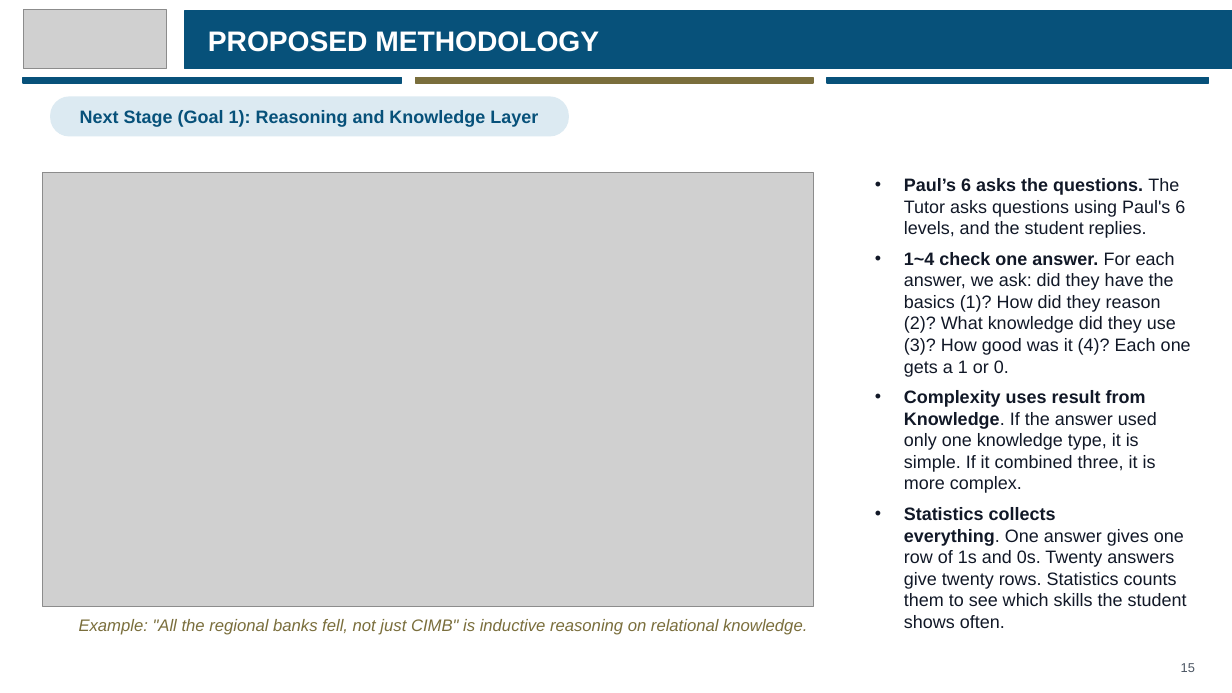
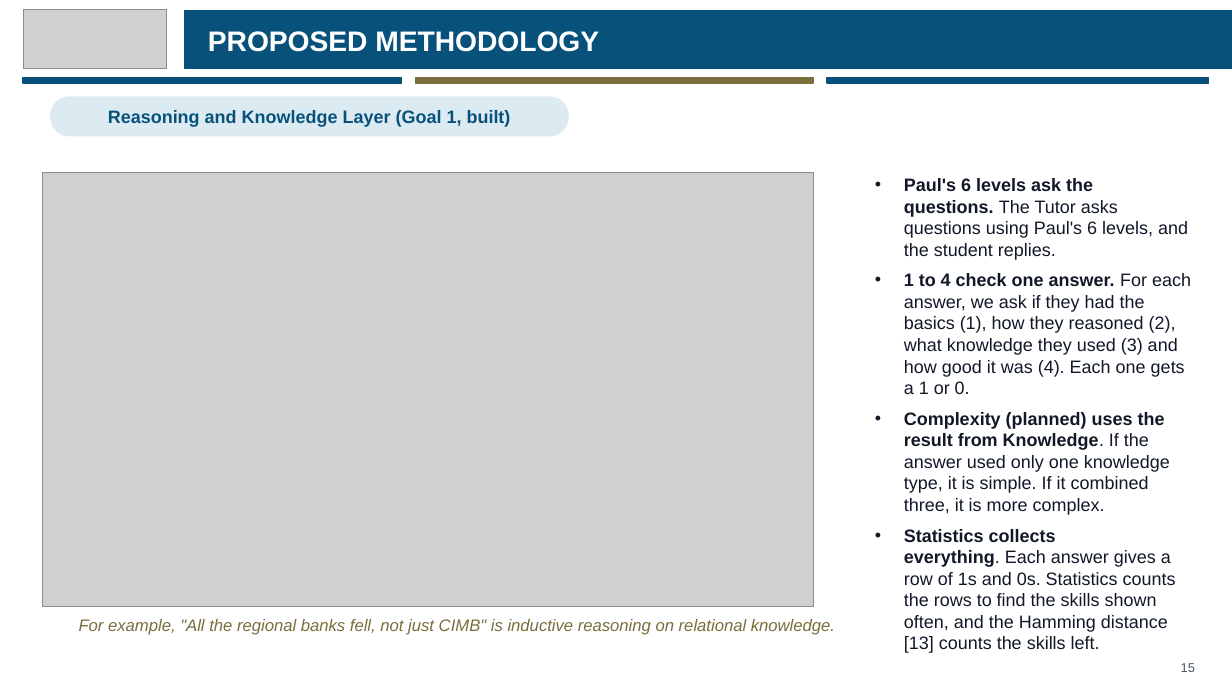
Before and after one commit to eusoffamir/Socratic-AI, a slide deck: slide 15 of docs/defence/Socratic AI Proposal Defence.pptx (slide 16 before the commit). Drawn at 1232x693 pixels with LibreOffice and Linux fonts; fonts in the diff are those of the drawing; grey boxes stand for pictures. Boxes give left, top, right and bottom in pixels: in the first picture for what was removed or moved away, otherwise in the second. Text is boxed around its words. In the diff, an @@ line names an element or a change of style, - is before the commit and + after.

```diff
--- a/docs/defence/Socratic AI Proposal Defence.pptx
+++ b/docs/defence/Socratic AI Proposal Defence.pptx
@@ text at [108, 110, 511, 127]: text changed @@
-Next Stage (Goal 1): Reasoning and Knowledge Layer
+Reasoning and Knowledge Layer (Goal 1, built)
@@ text at [904, 178, 1191, 606]: text changed @@
-• Paul’s 6 asks the questions. The Tutor asks questions using Paul's 6 levels, and the student replies.
-• 1~4 check one answer. For each answer, we ask: did they have the basics (1)? How did they reason (2)? What knowledge did they use (3)? How good was it (4)? Each one gets a 1 or 0.
-• Complexity uses result from Knowledge. If the answer used only one knowledge type, it is simple. If it combined three, it is more complex.
-• Statistics collects everything. One answer gives one row of 1s and 0s. Twenty answers give twenty rows. Statistics counts them to see which skills the student shows often.
+• Paul's 6 levels ask the questions. The Tutor asks questions using Paul's 6 levels, and the student replies.
+• 1 to 4 check one answer. For each answer, we ask if they had the basics (1), how they reasoned (2), what knowledge they used (3) and how good it was (4). Each one gets a 1 or 0.
+• Complexity (planned) uses the result from Knowledge. If the answer used only one knowledge type, it is simple. If it combined three, it is more complex.
+• Statistics collects everything. Each answer gives a row of 1s and 0s. Statistics counts the rows to find the skills shown often, and the Hamming distance [13] counts the skills left.
@@ text at [79, 619, 835, 635]: text changed @@
-Example: "All the regional banks fell, not just CIMB" is inductive reasoning on relational knowledge.
+For example, "All the regional banks fell, not just CIMB" is inductive reasoning on relational knowledge.
```
Also in this commit, not shown: 14 other slides changed, 1 slide removed, 8 other files.
